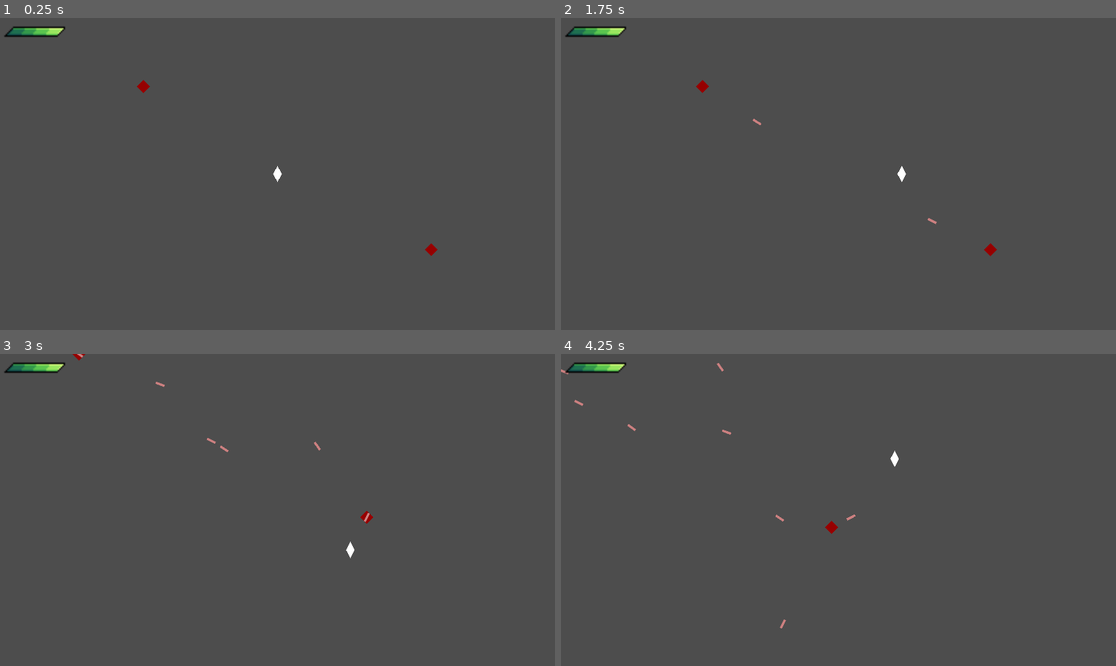
Above: before the commit, frames 1-4 (two rows, left to right).
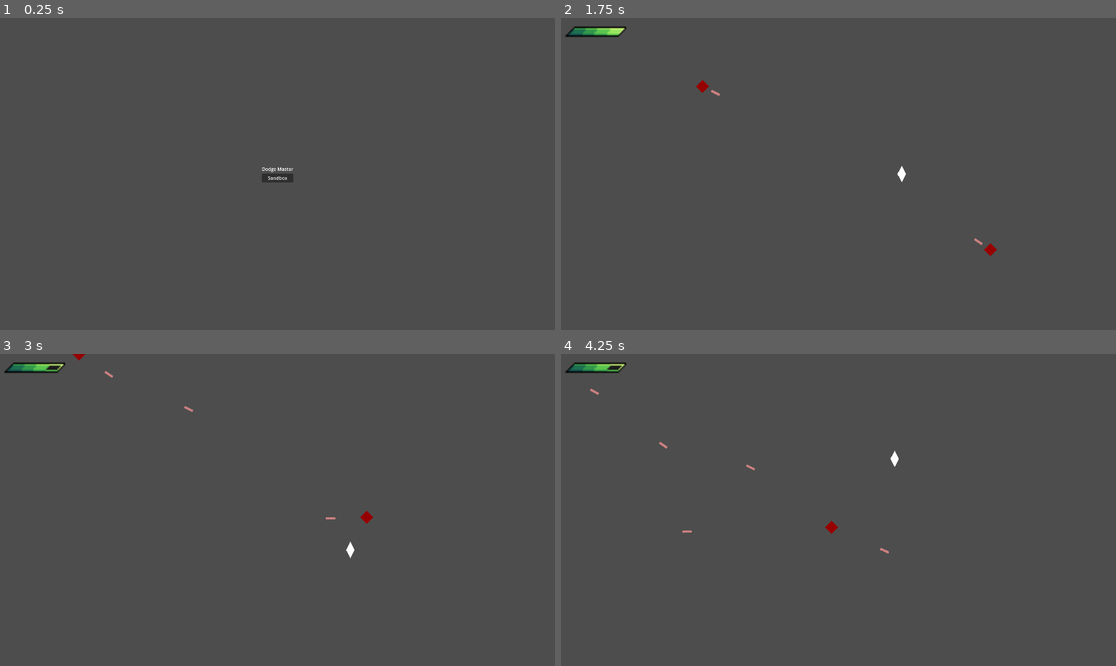
Above: after the commit, the same moments.

Repository: SytonK/DodgeMaster
Game: Godot game, scene res://src/UI/menus/main menu/main_menu.tscn
Two runs of this game, one before a commit and one after it. Both use one fixed random seed, a clock stepped at 60 frames per second and the inputs below. Before the commit the project starts from res://src/levels/sandbox/sandbox.tscn.
Inputs (mouse positions are in pixels of both pictures, inside the frame that each line leads up to):
- Up to frame 1 (0.25 s): no input
- Up to frame 2 (1.75 s): click (838, 177) at 0.5 s, where only the run after the commit has a clickable "Sandbox"; tap Enter at 1.25 s; hold Right (move_right) from 1.28 s (still down)
- Up to frame 3 (3 s): release Right (move_right) at 2.03 s; hold Down (move_down) 2.03-2.78 s; hold Right (move_right) from 2.78 s (still down)
- Up to frame 4 (4.25 s): release Right (move_right) at 3.53 s; hold Up (move_up) from 3.53 s (still down)

The runs differ from the first frame. In frame 1, 0.6% of the frame differs, in the area x 0-79%, y 2-77%; in frame 2, less than 0.1%; in frame 3, 0.2%; in frame 4, 0.2%.

Commit message:
MainMenu/button to sandbox

Diff:
--- a/project.godot
+++ b/project.godot
@@ -11,7 +11,7 @@
 [application]
 
 config/name="Dodge Master"
-run/main_scene="res://src/levels/sandbox/sandbox.tscn"
+run/main_scene="res://src/UI/menus/main menu/main_menu.tscn"
 config/features=PackedStringArray("4.2", "Forward Plus")
 config/icon="res://icon.svg"
 
--- /dev/null
+++ b/src/UI/menus/main menu/main_menu.gd
@@ -0,0 +1,7 @@
+extends VBoxContainer
+
+const SANDBOX = preload("res://src/levels/sandbox/sandbox.tscn")
+
+
+func _on_sandbox_button_pressed() -> void:
+	get_tree().change_scene_to_packed(SANDBOX)
--- /dev/null
+++ b/src/UI/menus/main menu/main_menu.tscn
@@ -0,0 +1,27 @@
+[gd_scene load_steps=2 format=3 uid="uid://b4n7uvsu4x8uk"]
+
+[ext_resource type="Script" path="res://src/UI/menus/main menu/main_menu.gd" id="1_khr3w"]
+
+[node name="MainMenu" type="VBoxContainer"]
+anchors_preset = 8
+anchor_left = 0.5
+anchor_top = 0.5
+anchor_right = 0.5
+anchor_bottom = 0.5
+offset_left = -20.0
+offset_top = -20.0
+offset_right = 20.0
+offset_bottom = 20.0
+grow_horizontal = 2
+grow_vertical = 2
+script = ExtResource("1_khr3w")
+
+[node name="GameTitle" type="Label" parent="."]
+layout_mode = 2
+text = "Dodge Master"
+
+[node name="SandboxButton" type="Button" parent="."]
+layout_mode = 2
+text = "Sandbox"
+
+[connection signal="pressed" from="SandboxButton" to="." method="_on_sandbox_button_pressed"]
